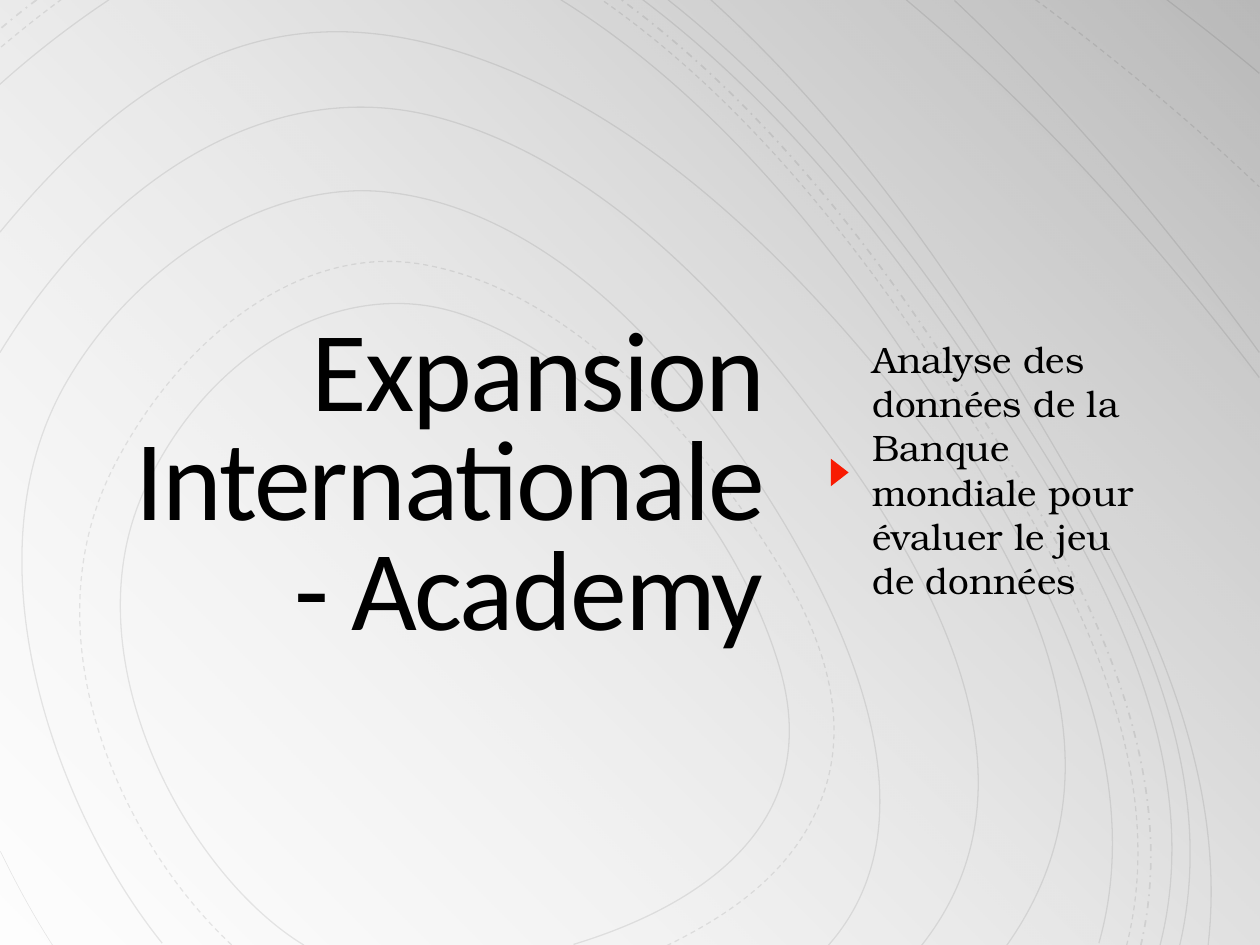
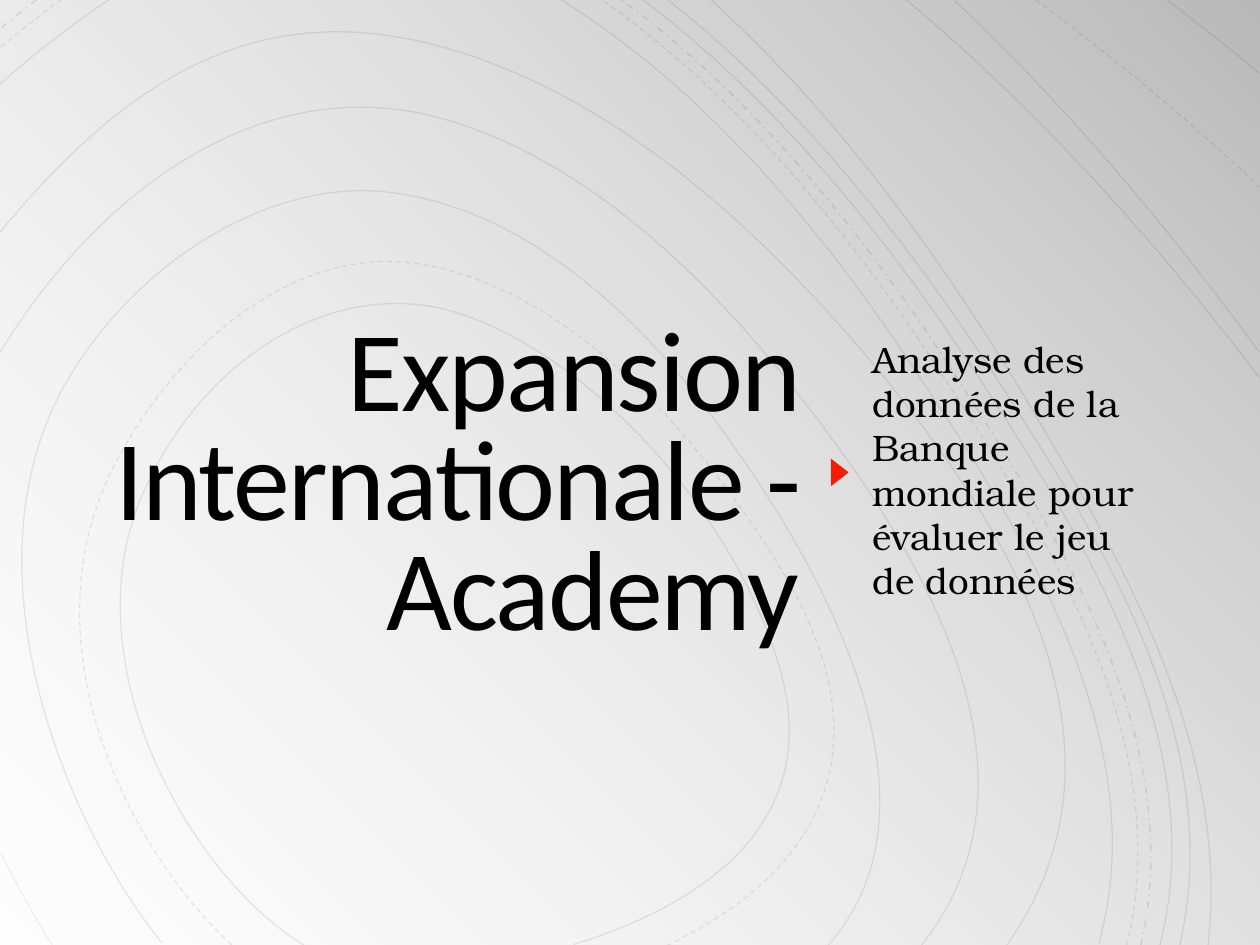
Before and after one commit to lalende/OpenClassRooms-Certification-Data-Scientist, a slide deck: slide 1 of Projet 2 - Analysez des données de systèmes éducatifs/Projet 2.pptx. Drawn at 1260x945 pixels with LibreOffice and Linux fonts; fonts in the diff are those of the drawing. Boxes give left, top, right and bottom in pixels: in the first picture for what was removed or moved away, otherwise in the second. Text is boxed around its words. In the diff, an @@ line names an element or a change of style, - is before the commit and + after.

```diff
--- a/Projet 2 - Analysez des données de systèmes éducatifs/Projet 2.pptx
+++ b/Projet 2 - Analysez des données de systèmes éducatifs/Projet 2.pptx
@@ title "Expansion Internationale - Academy" rewrapped from (136, 332, 765, 649) to (115, 332, 801, 649) @@
@@ outline redrawn in 9 elements at (0, 184, 1080, 945), (537, 1, 1255, 741), (591, 1, 1256, 665), (617, 1, 1257, 635), (645, 0, 1257, 583), (26, 246, 857, 945), (0, 74, 1068, 945), (0, 0, 1147, 945), (0, 249, 930, 945) @@
```
Also in this commit, not shown: 17 other slides changed, 1 slide added.
